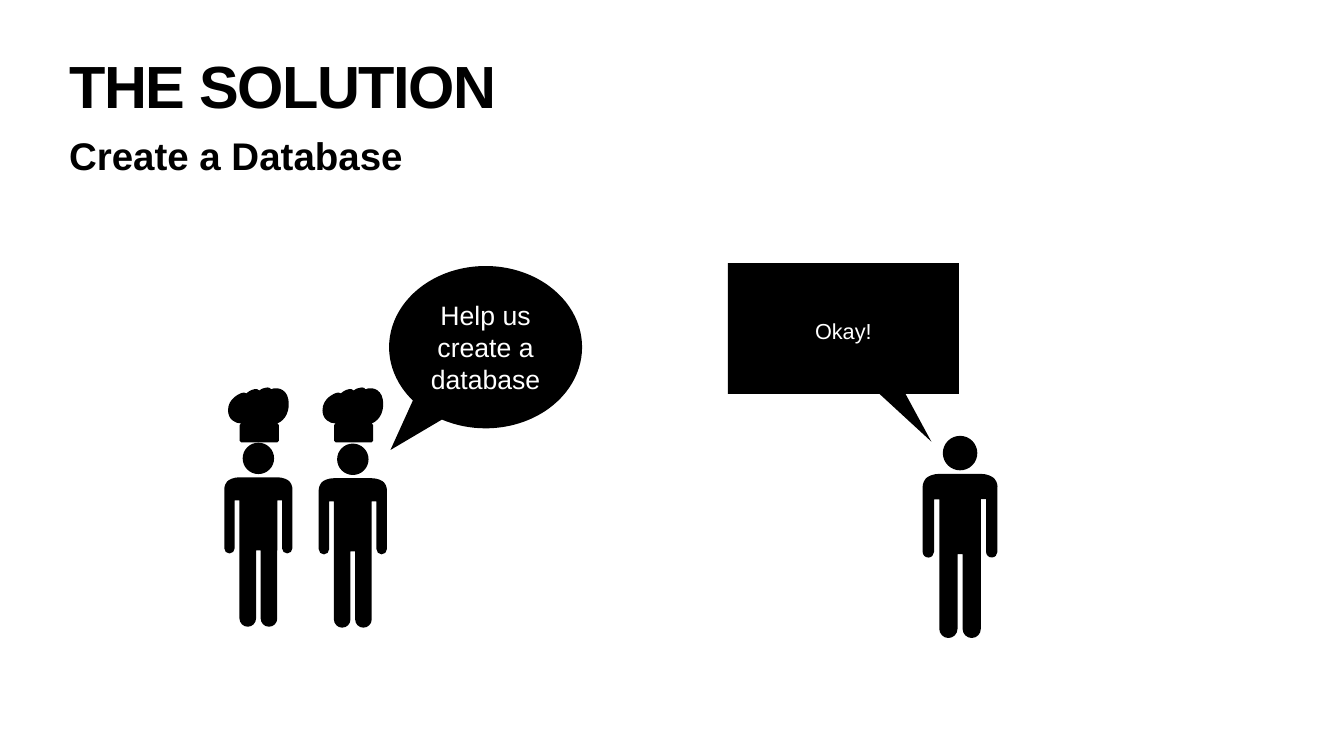
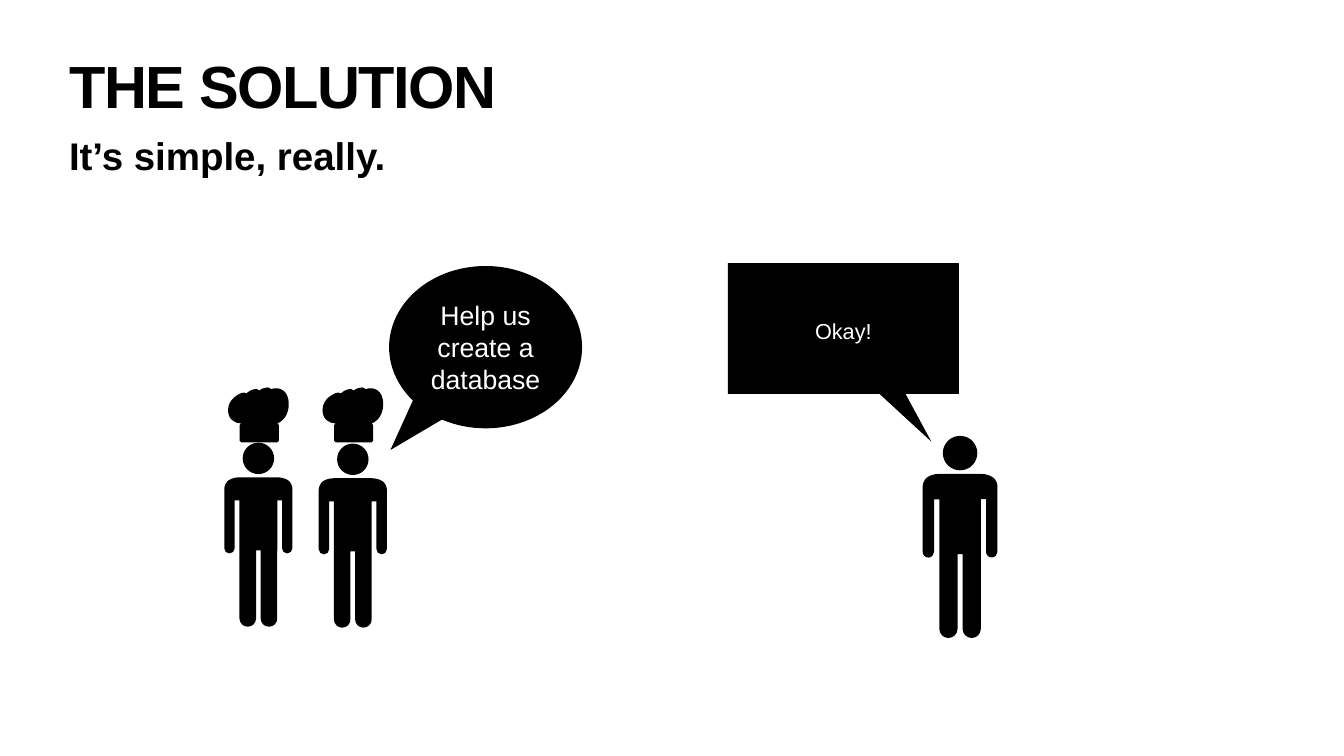
Before and after one commit to WuSimon/DocCraft, a slide deck: slide 4 of presentation/preliminary_presentation.pptx. Drawn at 1344x756 pixels with LibreOffice and Linux fonts; fonts in the diff are those of the drawing; background and template pictures are left out. Boxes give left, top, right and bottom in pixels: in the first picture for what was removed or moved away, otherwise in the second. Text is boxed around its words. In the diff, an @@ line names an element or a change of style, - is before the commit and + after.

```diff
--- a/presentation/preliminary_presentation.pptx
+++ b/presentation/preliminary_presentation.pptx
@@ text at box(69, 142, 385, 178): text changed @@
-Create a Database
+It’s simple, really.
```
Also in this commit, not shown: 4 other slides changed, 1 other file.
